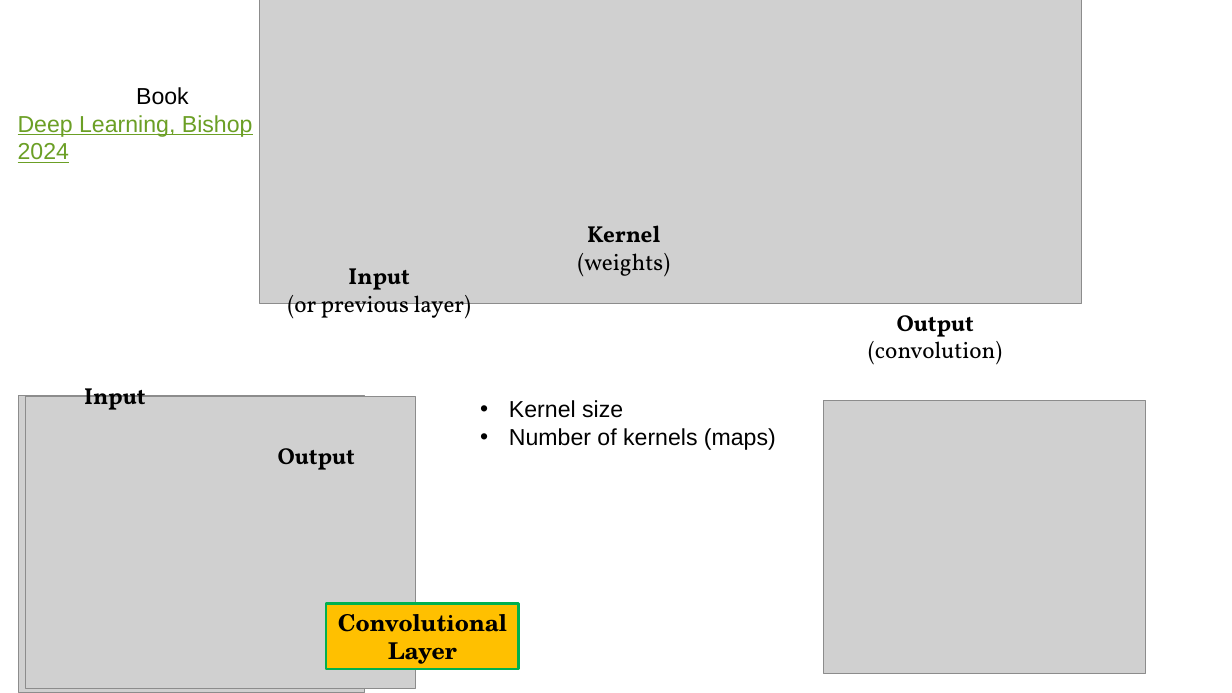
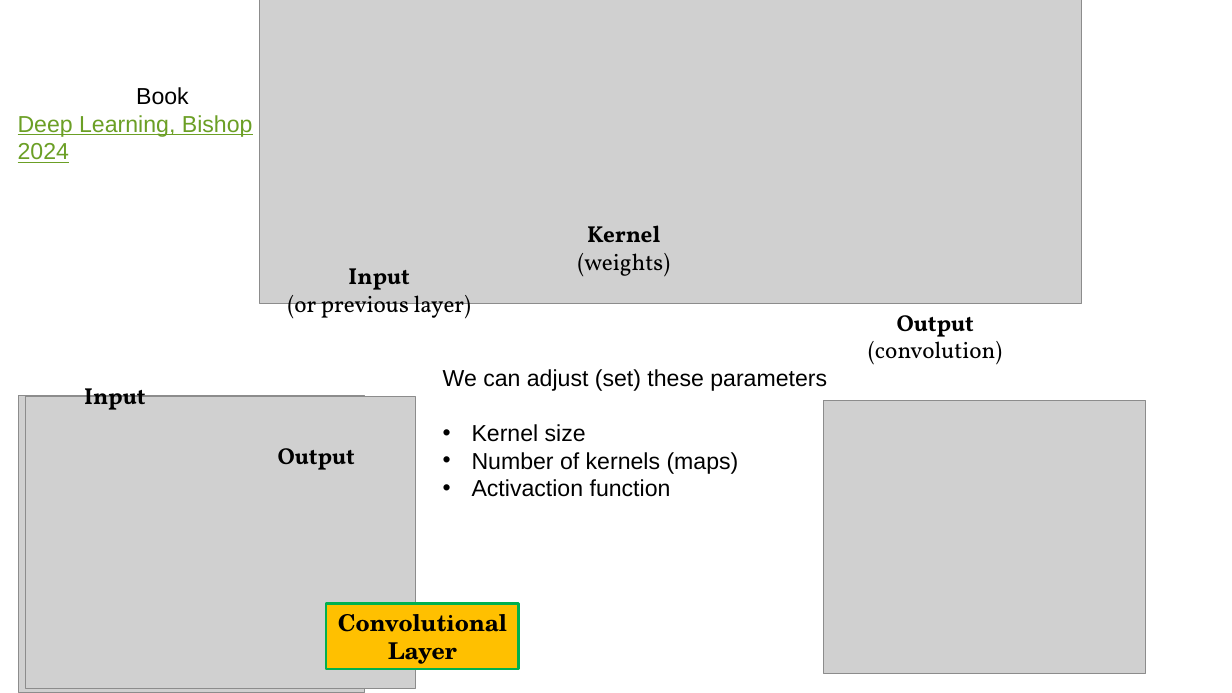
Before and after one commit to Nemenick/FCA_DeepNeuralNework-with-TensorFlow, a slide deck: slide 4 of _SNS_DeepNeuralNework with TensorFlow_lezione.pptx. Drawn at 1232x693 pixels with LibreOffice and Linux fonts; fonts in the diff are those of the drawing; grey boxes stand for pictures. Boxes give left, top, right and bottom in pixels: in the first picture for what was removed or moved away, otherwise in the second. Text is boxed around its words. In the diff, an @@ line names an element or a change of style, - is before the commit and + after.

```diff
--- a/_SNS_DeepNeuralNework with TensorFlow_lezione.pptx
+++ b/_SNS_DeepNeuralNework with TensorFlow_lezione.pptx
@@ text "We can adjust (set) these ...": place and size @@
-text "We can adjust (set) these ..." at bbox=[509, 400, 776, 450]
+text "We can adjust (set) these ..." at bbox=[443, 369, 827, 497]
@@ text at bbox=[443, 369, 827, 391]: paragraph added @@
+We can adjust (set) these parameters
@@ text at bbox=[472, 479, 671, 497]: paragraph added @@
+• Activaction function
```
Also in this commit, not shown: 2 other slides changed, 1 other file.
